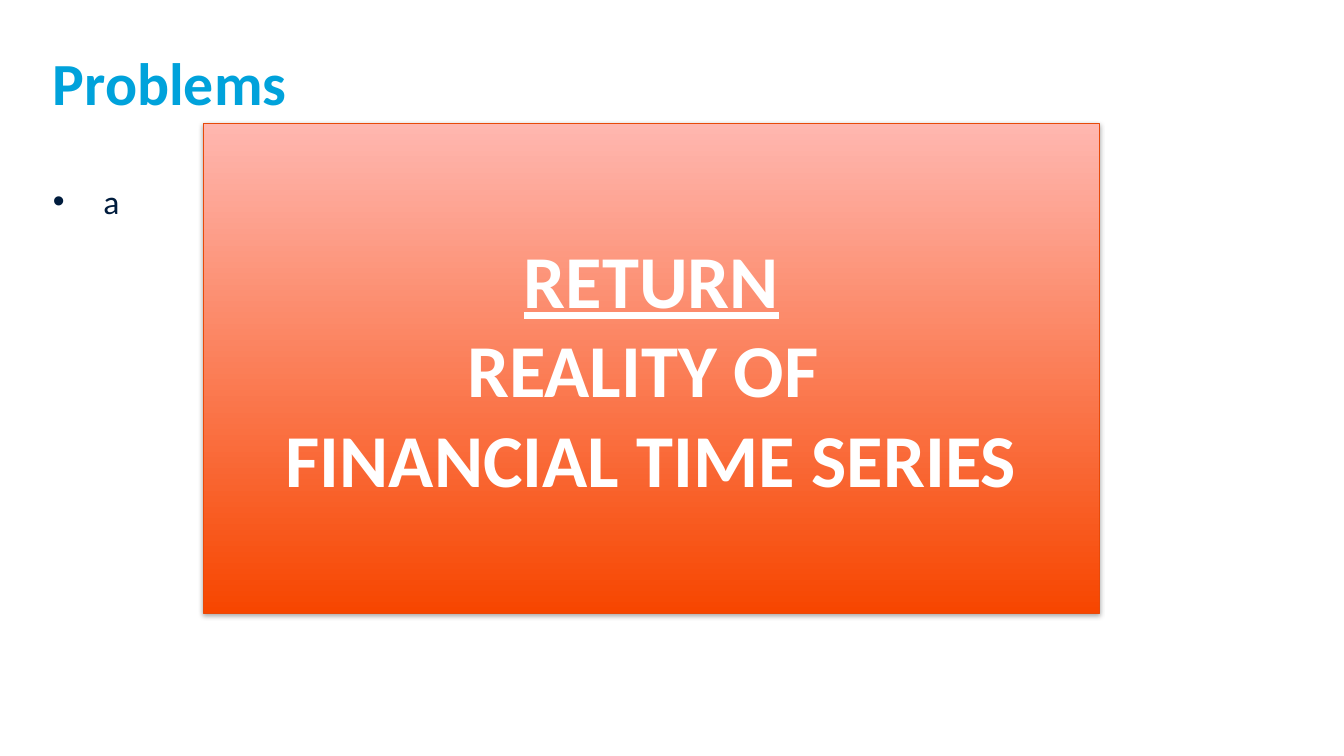
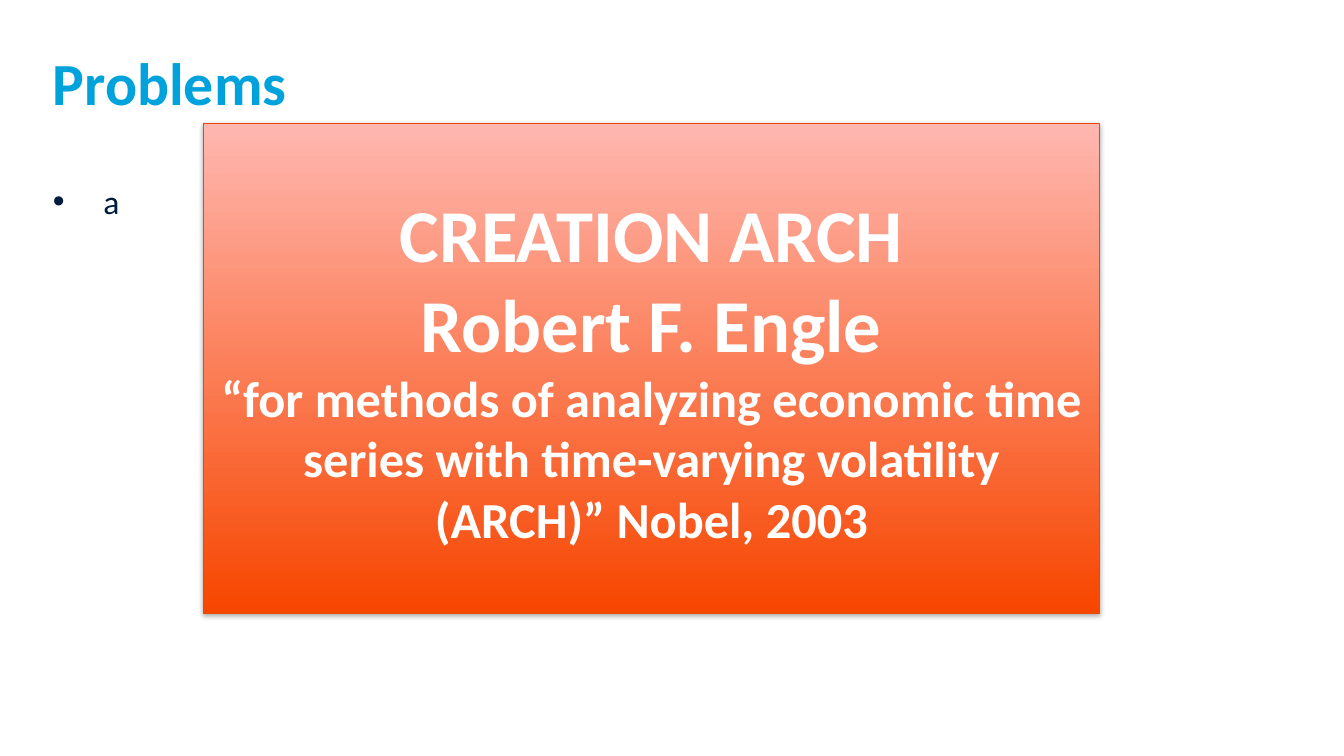
Before and after one commit to franciscpitthan/Methods_Quant_Fin, a slide deck: slide 10 of Example - GARCH estimation/GARCH models.pptm (slide 8 before the commit). Drawn at 1344x756 pixels with LibreOffice and Linux fonts; fonts in the diff are those of the drawing. Boxes give left, top, right and bottom in pixels: in the first picture for what was removed or moved away, otherwise in the second. Text is boxed around its words. In the diff, an @@ line names an element or a change of style, - is before the commit and + after.

```diff
--- a/Example - GARCH estimation/GARCH models.pptm
+++ b/Example - GARCH estimation/GARCH models.pptm
@@ text in rectangle at (x1=221, y1=213, x2=1082, y2=546): text changed; size 53.3 to 36 pt @@
-RETURN
-REALITY OF
-FINANCIAL TIME SERIES
+CREATION ARCH
+Robert F. Engle
+“for methods of analyzing economic time series with time-varying volatility (ARCH)” Nobel, 2003
```
Also in this commit, not shown: 12 slides added.
